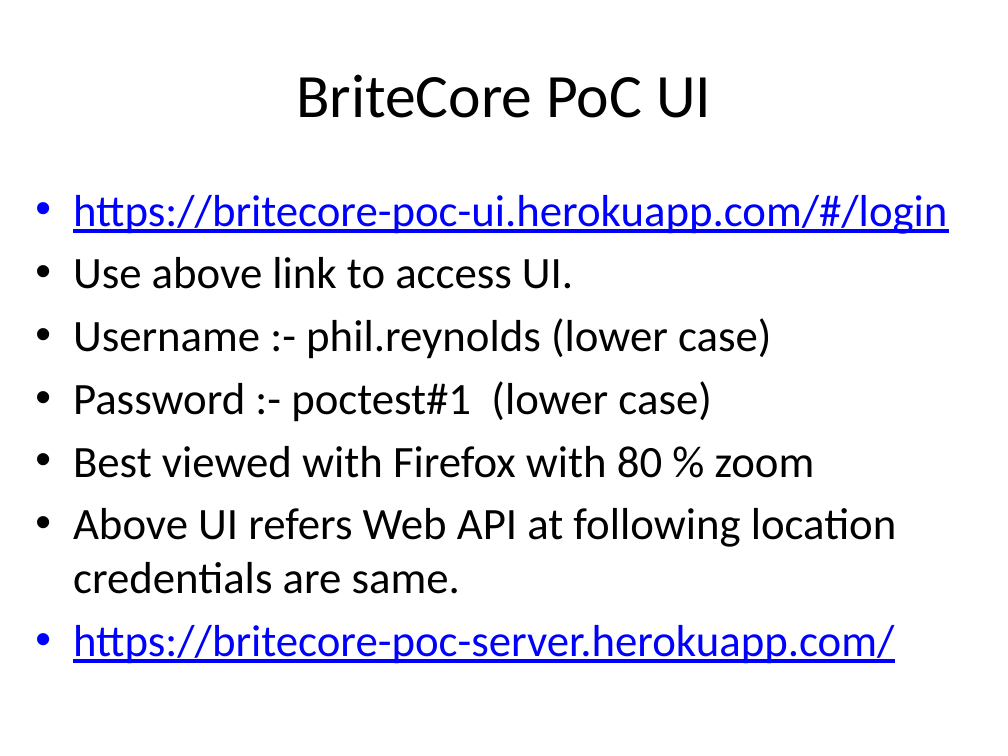
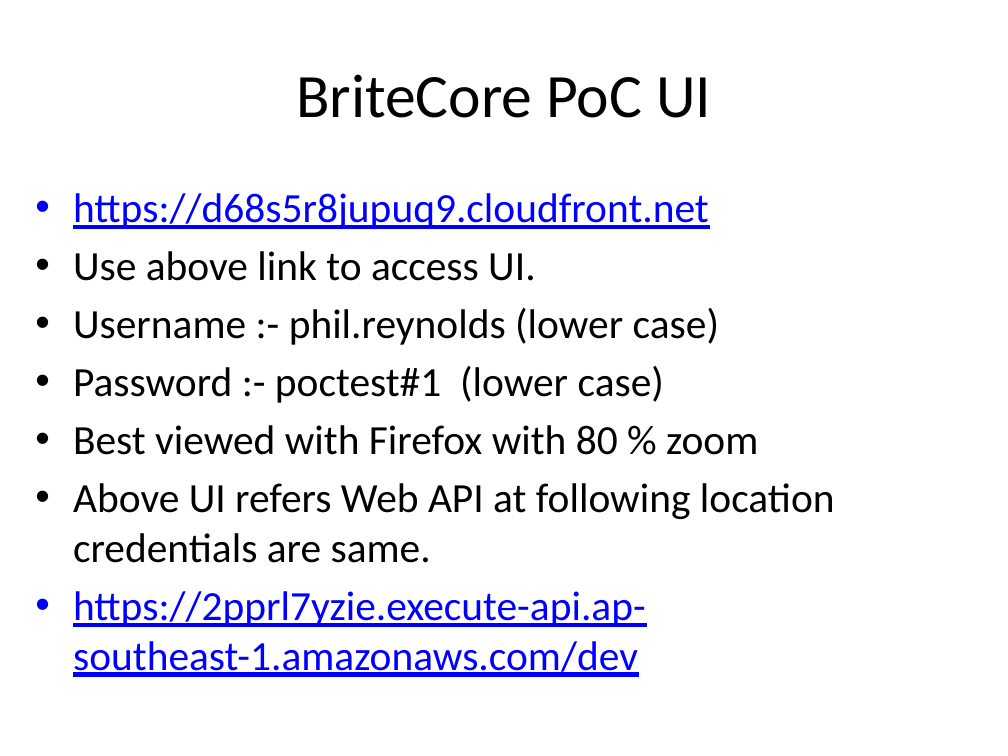
Before and after one commit to MaheshBodas/britecore-poc-ui-master, a slide deck: slide 2 of blob/BriteCore PoC UI Presentation.pptx. Drawn at 1008x756 pixels with LibreOffice and Linux fonts; fonts in the diff are those of the drawing. Boxes give left, top, right and bottom in pixels: in the first picture for what was removed or moved away, otherwise in the second. Text is boxed around its words. In the diff, an @@ line names an element or a change of style, - is before the commit and + after.

```diff
--- a/blob/BriteCore PoC UI Presentation.pptx
+++ b/blob/BriteCore PoC UI Presentation.pptx
@@ text at [73, 193, 709, 229]: text changed; size 32 to 29.6 pt @@
-• https://britecore-poc-ui.herokuapp.com/#/login
+• https://d68s5r8jupuq9.cloudfront.net
@@ text at [73, 251, 835, 563]: size 32 to 29.6 pt in "Use above link to access UI.", "Username :- phil.reynolds (lower case)", "Password :- poctest#1 (lower case)", "Best viewed with Firefox with 80 % ..." and 1 more places @@
@@ text at [73, 591, 646, 677]: text changed; size 32 to 29.6 pt @@
-• https://britecore-poc-server.herokuapp.com/
+• https://2pprl7yzie.execute-api.ap-southeast-1.amazonaws.com/dev
```
Also in this commit, not shown: 2 slides added.
